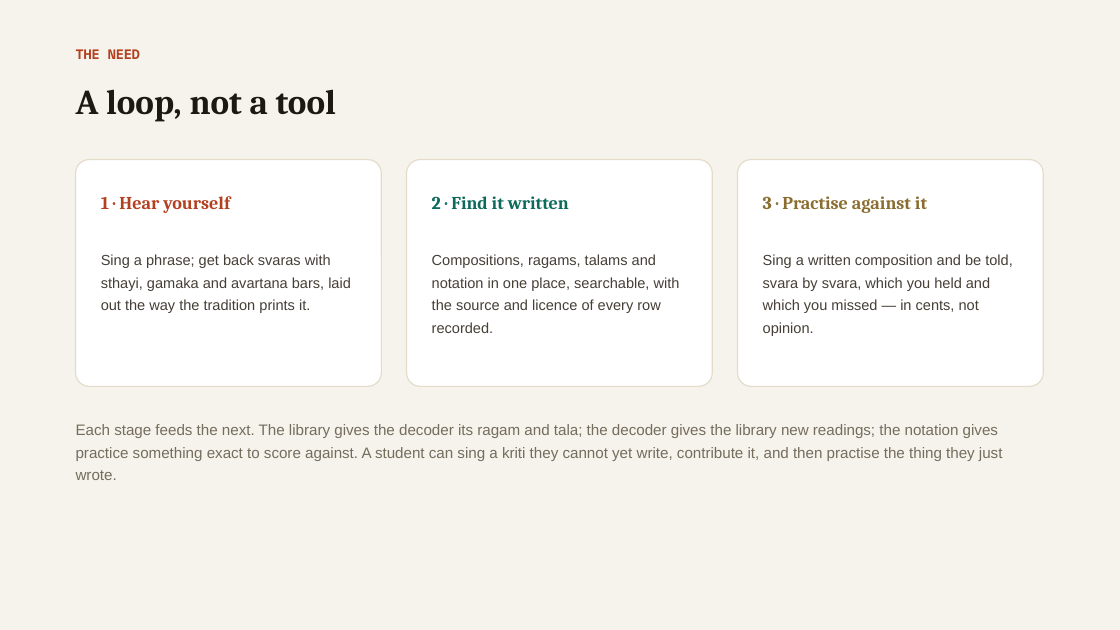
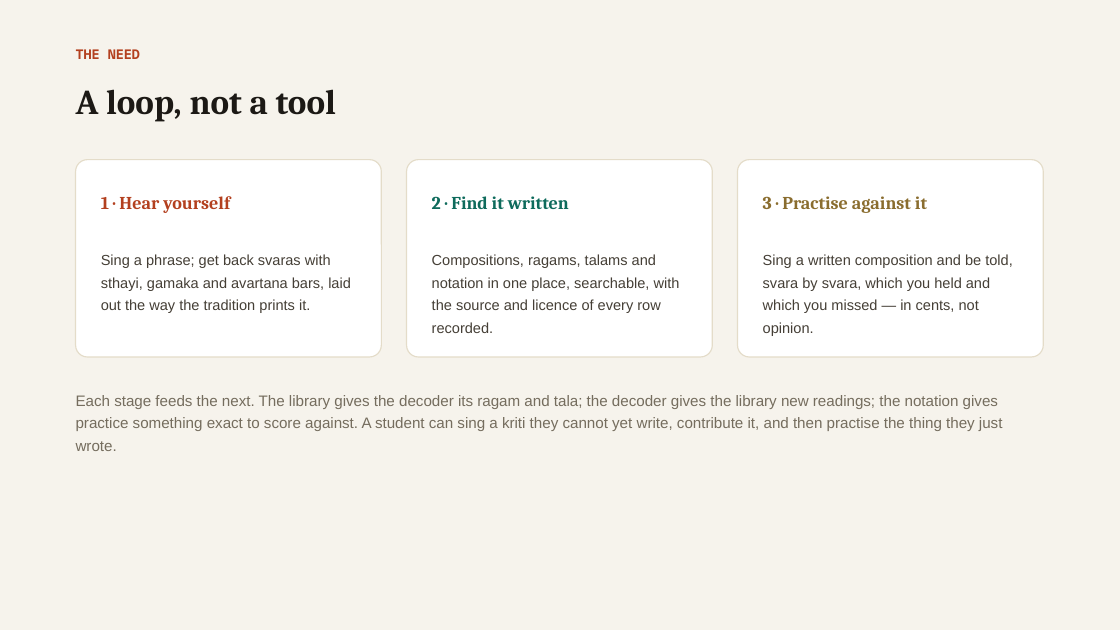
Before and after one commit to vinoth4v/sruthiscribe, a slide deck: slide 3 of SruthiScribe-pitch.pptx. Drawn at 1120x630 pixels with LibreOffice and Linux fonts; fonts in the diff are those of the drawing. Boxes give left, top, right and bottom in pixels: in the first picture for what was removed or moved away, otherwise in the second. Text is boxed around its words. In the diff, an @@ line names an element or a change of style, - is before the commit and + after.

```diff
--- a/SruthiScribe-pitch.pptx
+++ b/SruthiScribe-pitch.pptx
@@ rounded rectangle: place and size @@
-rounded rectangle at [76,160,381,386]
+rounded rectangle at [76,160,381,357]
@@ rounded rectangle: place and size @@
-rounded rectangle at [407,160,712,386]
+rounded rectangle at [407,160,712,357]
@@ rounded rectangle: place and size @@
-rounded rectangle at [738,160,1044,386]
+rounded rectangle at [738,160,1044,357]
@@ text "Each stage feeds the next. ...": place and size @@
-text "Each stage feeds the next. ..." at [76,424,1003,480]
+text "Each stage feeds the next. ..." at [76,395,1003,451]
```
Also in this commit, not shown: 1 other slide changed, 2 other files.
